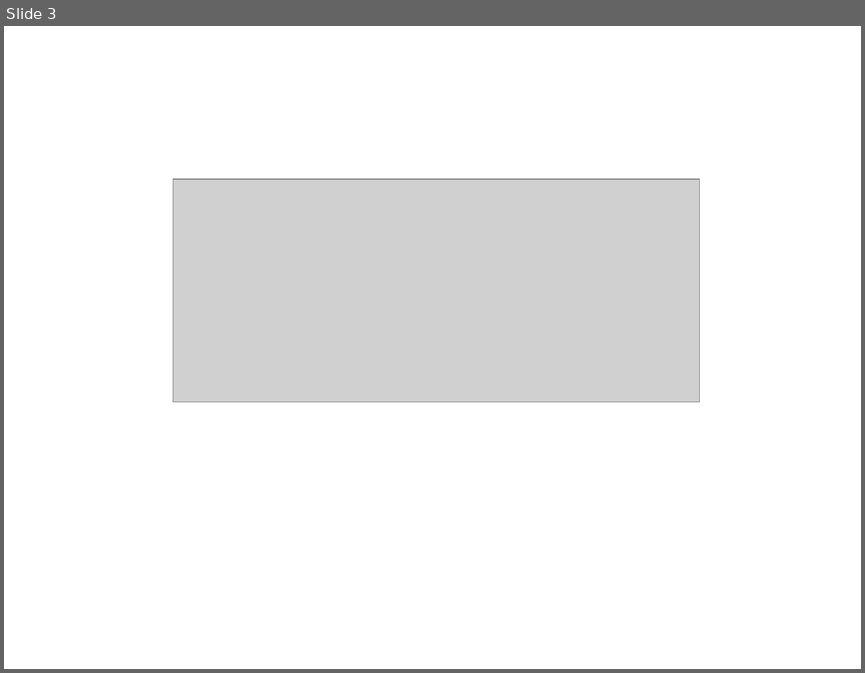
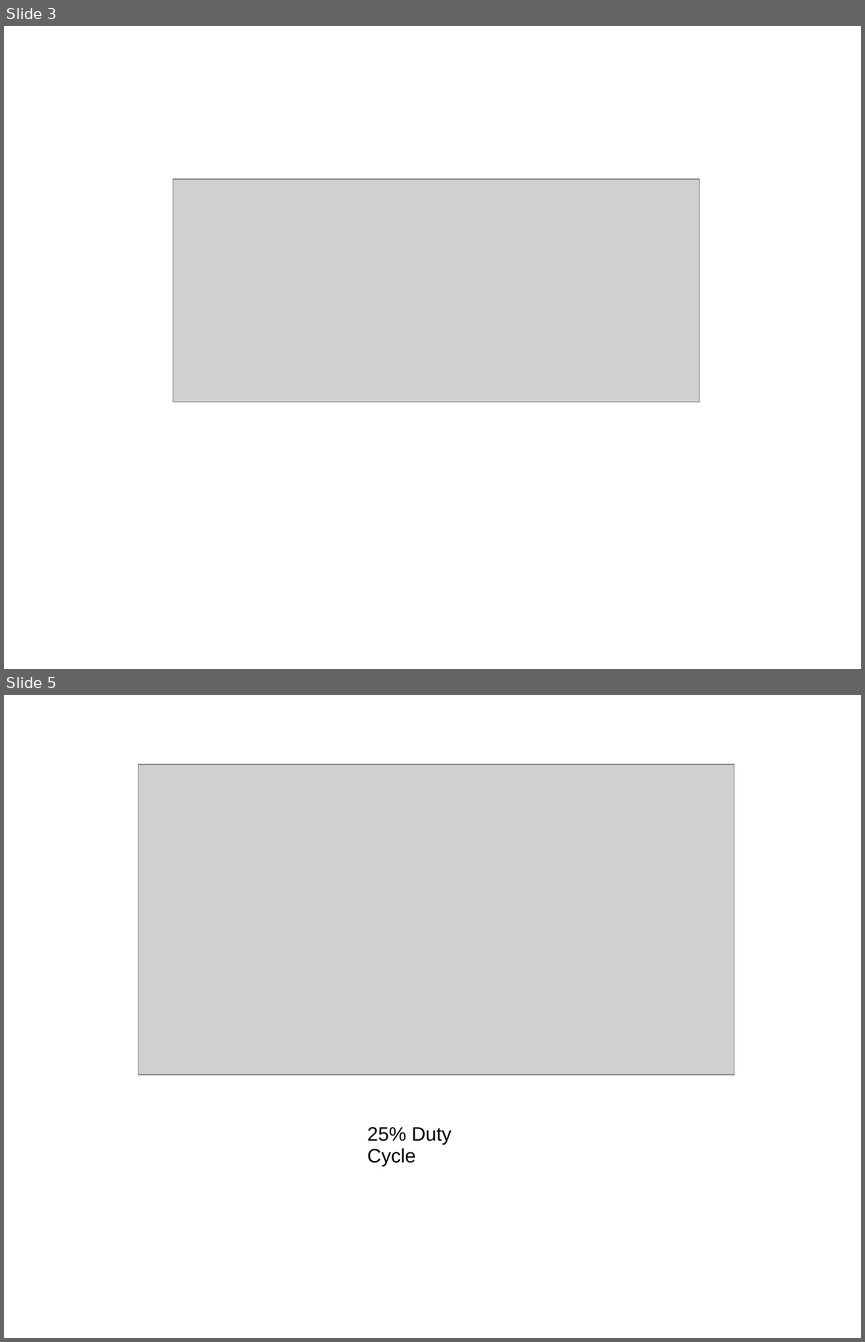
Before and after one commit to develone/EKIS, a slide deck: presentations/PWM & Bare Metal.ppt. Shown one above the other, each under a label of ours: slide 3 before the commit, slides 3 and 5 after it; the slides between them are not shown. The pictures are 865x673 and 865x1342 pixels, drawn with LibreOffice and Linux fonts; fonts in the diff are those of the drawing; grey boxes stand for pictures. Boxes give left, top, right and bottom in pixels: in the first picture for what was removed or moved away, otherwise in the second. Text is boxed around its words. In the diff, an @@ line names an element or a change of style, - is before the commit and + after.

```diff
--- a/presentations/PWM & Bare Metal.ppt
+++ b/presentations/PWM & Bare Metal.ppt
@@ slide 5 added at box(4, 695, 861, 1338), background #FFFFFF @@
@@ picture added at box(139, 764, 735, 1074) @@
@@ text added at box(367, 1127, 451, 1166), 18 pt, text #000000 @@
+25% Duty Cycle
```
Also in this commit, not shown: 4 other slides added, 1 slide removed.
